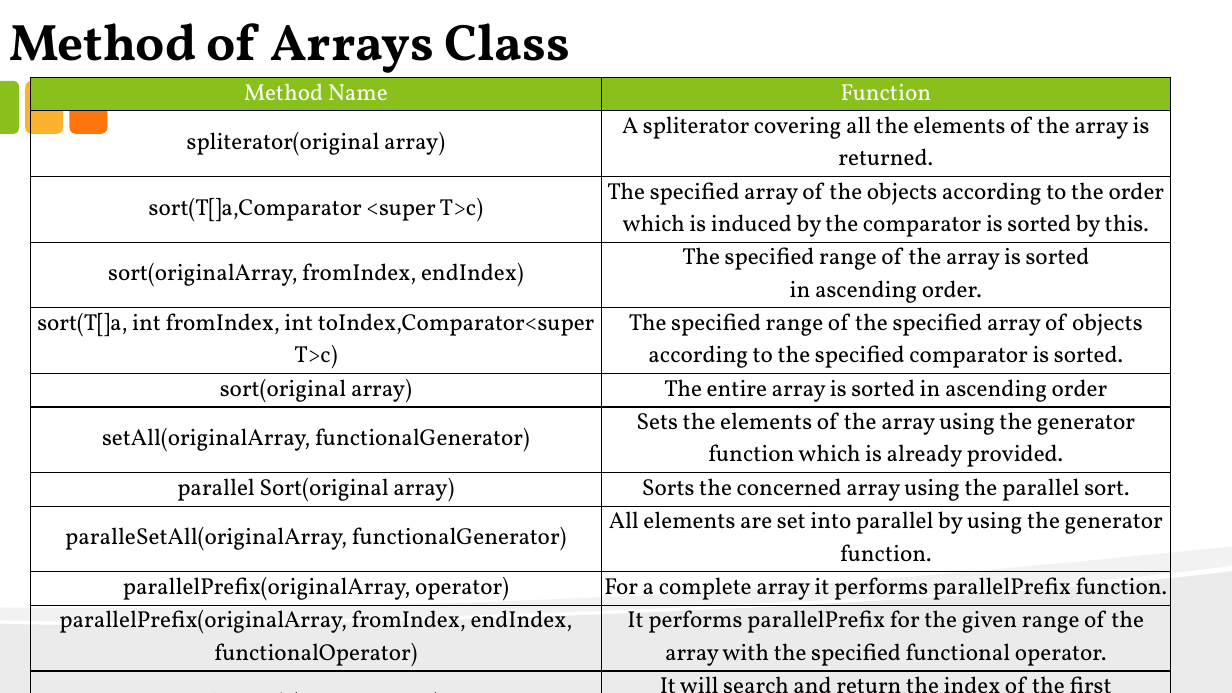
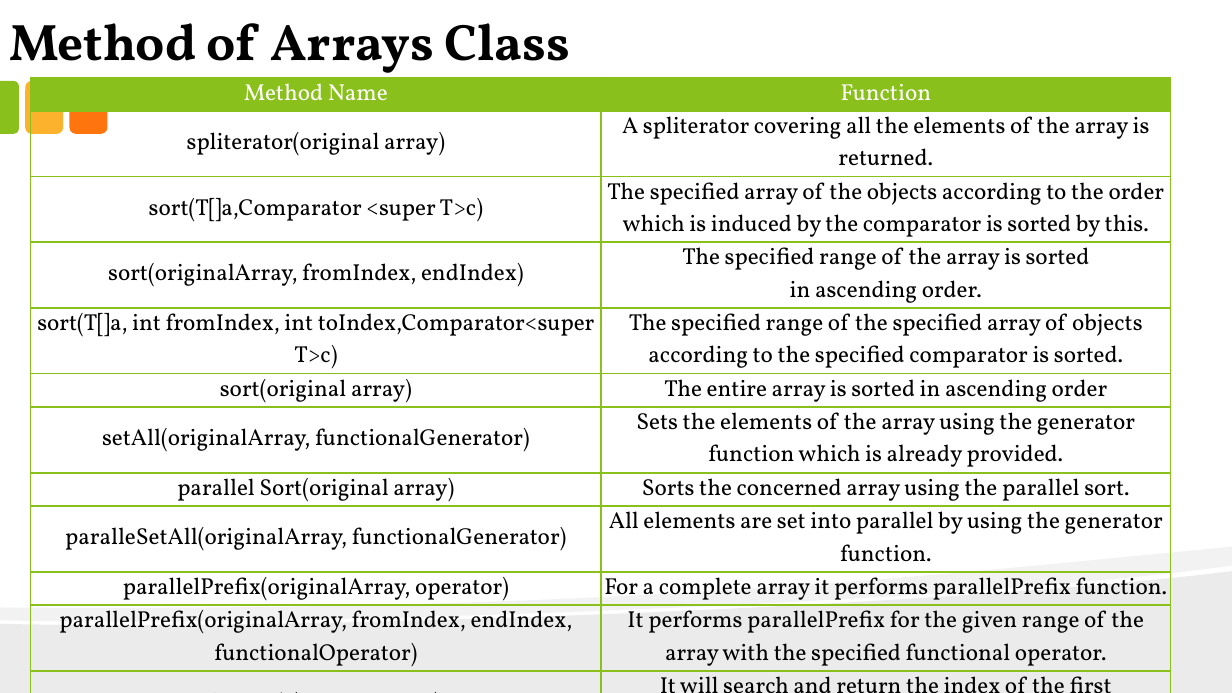
Before and after one commit to anirudhagaikwad/Java_Programming, a slide deck: slide 9 of Java_PPT/#5_Java.pptx. Drawn at 1232x693 pixels with LibreOffice and Linux fonts; fonts in the diff are those of the drawing. Boxes give left, top, right and bottom in pixels: in the first picture for what was removed or moved away, otherwise in the second. Text is boxed around its words. In the diff, an @@ line names an element or a change of style, - is before the commit and + after.

```diff
--- a/Java_PPT/#5_Java.pptx
+++ b/Java_PPT/#5_Java.pptx
@@ rounded rectangle at bbox=[25, 81, 63, 134]: proportions changed @@
@@ table at bbox=[30, 78, 1170, 670] @@
@@ borders changed @@
@@ rounded rectangle at bbox=[69, 81, 107, 134]: proportions changed @@
```
Also in this commit, not shown: 10 other slides changed, 22 other files.
